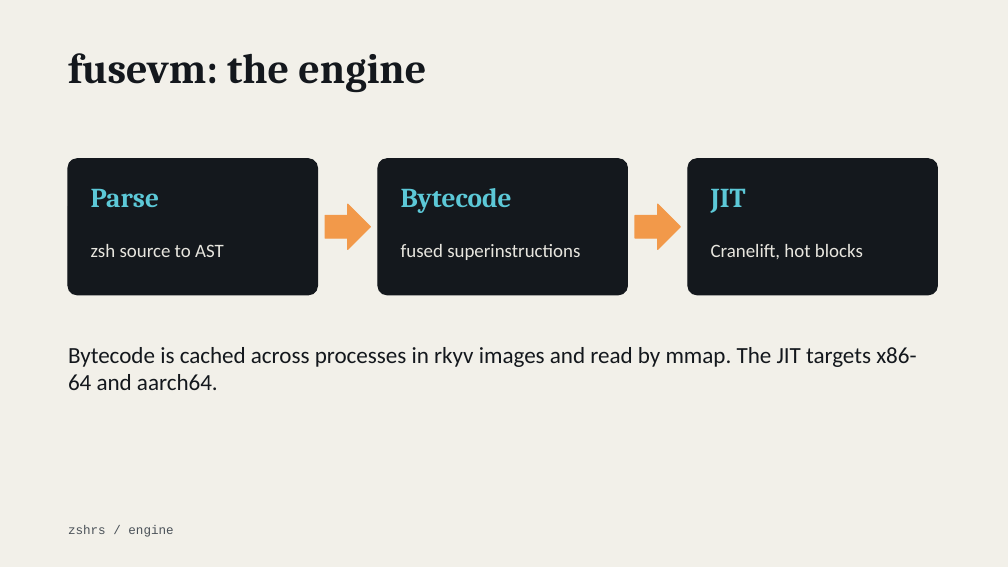
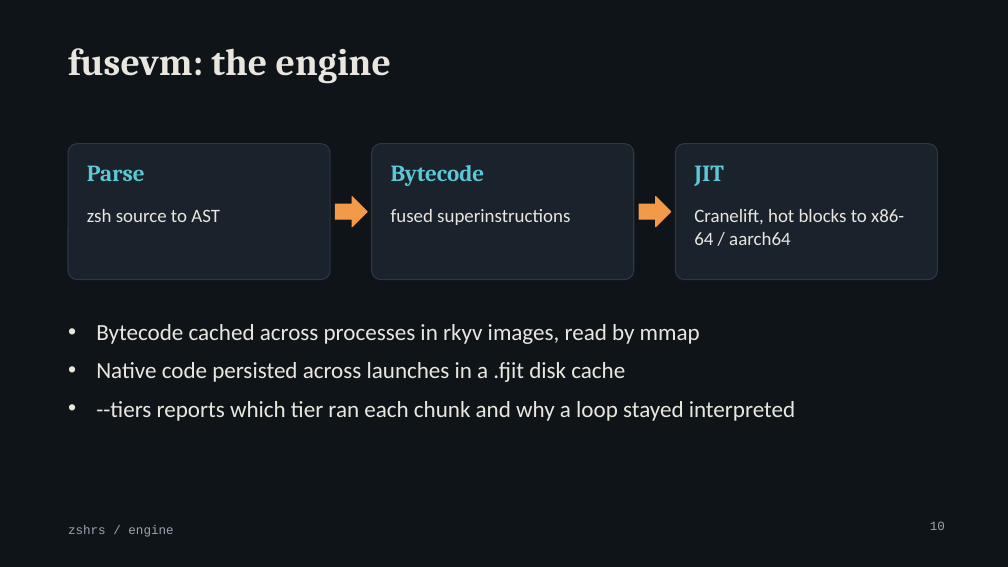
Before and after one commit to MenkeTechnologies/zshrs, a slide deck: slide 10 of docs/talk.pptx (slide 6 before the commit). Drawn at 1008x567 pixels with LibreOffice and Linux fonts; fonts in the diff are those of the drawing. Boxes give left, top, right and bottom in pixels: in the first picture for what was removed or moved away, otherwise in the second. Text is boxed around its words. In the diff, an @@ line names an element or a change of style, - is before the commit and + after.

```diff
--- a/docs/talk.pptx
+++ b/docs/talk.pptx
@@ background #F2F0E9 to #0F1419 @@
@@ title "fusevm: the engine" at (x1=68, y1=48, x2=391, y2=84): size 40 to 36 pt, text colour #14181D to #E8E6DF @@
@@ rounded rectangle resized from (x1=68, y1=159, x2=318, y2=295) to (x1=68, y1=144, x2=330, y2=280) @@
@@ rounded rectangle resized from (x1=378, y1=159, x2=628, y2=295) to (x1=372, y1=144, x2=634, y2=280) @@
@@ fill #14181D to #1A222B; outline #14181D 1 pt to #2C3844 1 pt in 3 elements at (x1=372, y1=144, x2=634, y2=280), (x1=68, y1=144, x2=330, y2=280), (x1=675, y1=144, x2=938, y2=280) @@
@@ rounded rectangle resized from (x1=688, y1=159, x2=938, y2=295) to (x1=675, y1=144, x2=938, y2=280) @@
@@ text "Parse" moved from (x1=91, y1=189, x2=159, y2=207) to (x1=87, y1=165, x2=145, y2=181) @@
@@ text "Bytecode" moved from (x1=401, y1=188, x2=512, y2=213) to (x1=391, y1=165, x2=485, y2=186) @@
@@ size 26 to 22 pt; vertical alignment middle to top in 3 elements at (x1=391, y1=165, x2=485, y2=186), (x1=87, y1=165, x2=145, y2=181), (x1=694, y1=165, x2=724, y2=186) @@
@@ text "JIT" moved from (x1=711, y1=188, x2=746, y2=213) to (x1=694, y1=165, x2=724, y2=186) @@
@@ text "zsh source to AST" moved from (x1=91, y1=244, x2=224, y2=257) to (x1=87, y1=209, x2=220, y2=222) @@
@@ right arrow resized from (x1=325, y1=204, x2=371, y2=250) to (x1=336, y1=197, x2=368, y2=227) @@
@@ text "fused superinstructions" moved from (x1=401, y1=244, x2=580, y2=260) to (x1=391, y1=209, x2=570, y2=225) @@
@@ right arrow resized from (x1=635, y1=204, x2=681, y2=250) to (x1=639, y1=197, x2=671, y2=227) @@
@@ vertical alignment middle to top in 3 elements at (x1=391, y1=209, x2=570, y2=225), (x1=87, y1=209, x2=220, y2=222), (x1=694, y1=209, x2=904, y2=245) @@
@@ text at (x1=694, y1=209, x2=904, y2=245): text changed @@
-Cranelift, hot blocks
+Cranelift, hot blocks to x86-64 / aarch64
@@ text at (x1=96, y1=324, x2=795, y2=421): text changed; text colour #14181D to #E8E6DF @@
-Bytecode is cached across processes in rkyv images and read by mmap. The JIT targets x86-64 and aarch64.
+• Bytecode cached across processes in rkyv images, read by mmap
+• Native code persisted across launches in a .fjit disk cache
+• --tiers reports which tier ran each chunk and why a loop stayed interpreted
@@ text "zshrs / engine" at (x1=68, y1=525, x2=173, y2=537): text colour #4A5158 to #9AA4AE @@
@@ page number added at (x1=930, y1=521, x2=945, y2=530), 12 pt, text #9AA4AE @@
+10
```
Also in this commit, not shown: 11 other slides changed, 21 slides added, 5 slides removed.
